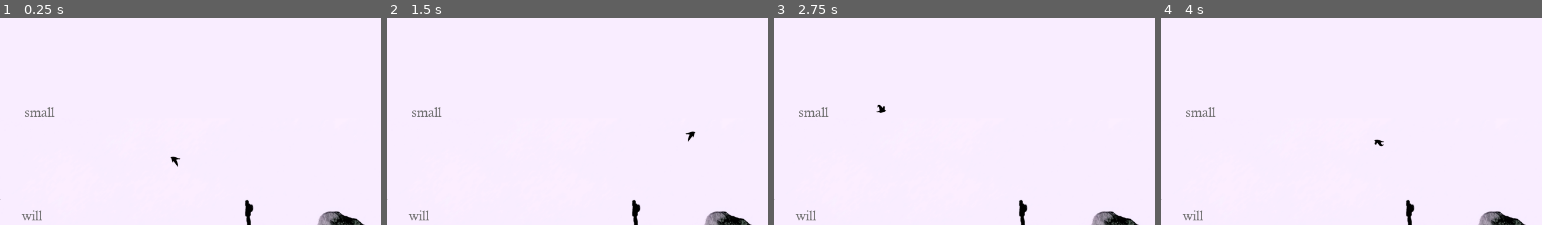
Above: before the commit, frames 1-4 (left to right).
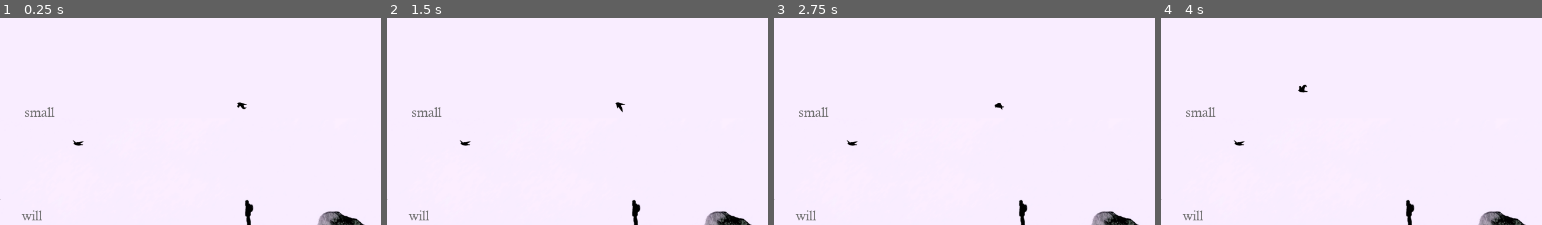
Above: after the commit, the same moments.

Repository: uknable/self-pity
Game: Godot game, scene res://self-pity.tscn
Same seed, same stepped clock (60 frames per second), same inputs: the game is played once before the commit and once after it.
Inputs:
- Up to frame 1 (0.25 s): no input
- Up to frame 2 (1.5 s): click "I" at 0.5 s; click "never" at 1.25 s
- Up to frame 3 (2.75 s): click "saw" at 2 s
- Up to frame 4 (4 s): click "a" at 2.75 s; click "wild" at 3.5 s
The pictures show only the part of the screen within x 44-93%, y 2-52%; the shares and areas given below are measured in that part.

The runs differ from the first frame. In frame 1, 0.2% of the frame differs, in the area x 19-65%, y 40-72%; in frame 2, 0.2%; in frame 3, 0.2%; in frame 4, 0.2%, in the area x 19-59%, y 31-63%.

Commit message:
animationplayer

Diff:
--- a/Animation.gd
+++ b/Animation.gd
@@ -1,6 +1,6 @@
 extends Node2D
 
-const INC_RATE = 5
+const INC_RATE = 1
 
 var inc = 0
 
--- a/Animation.tscn
+++ b/Animation.tscn
@@ -1,91 +1,97 @@
-[gd_scene load_steps=5 format=2]
+[gd_scene load_steps=3 format=2]
 
 [ext_resource path="res://Animation.gd" type="Script" id=1]
-[ext_resource path="res://bird_frame.tscn" type="PackedScene" id=2]
-[ext_resource path="res://bird/birds-left.png" type="Texture" id=3]
-[ext_resource path="res://bird/birds-right.png" type="Texture" id=4]
+[ext_resource path="res://bird/birds-left.png" type="Texture" id=2]
 
 [node name="Animation" type="Node2D"]
 position = Vector2( 967.09, 302.741 )
 script = ExtResource( 1 )
 
-[node name="Sprite0" parent="." instance=ExtResource( 2 )]
+[node name="Sprite0" type="Sprite" parent="."]
+visible = false
+position = Vector2( 81.467, -79.692 )
+scale = Vector2( 0.2, 0.2 )
+texture = ExtResource( 2 )
+vframes = 2
+hframes = 3
+frame = 3
 
 [node name="Sprite1" type="Sprite" parent="."]
 visible = false
-position = Vector2( 27.2656, -20.4487 )
+position = Vector2( 67.8237, -84.0029 )
 scale = Vector2( 0.2, 0.2 )
-texture = ExtResource( 3 )
+texture = ExtResource( 2 )
 vframes = 2
 hframes = 3
 
 [node name="Sprite2" type="Sprite" parent="."]
 visible = false
-position = Vector2( -45.8433, 9.17297 )
+position = Vector2( 52.8335, -83.6497 )
 scale = Vector2( 0.2, 0.2 )
-texture = ExtResource( 3 )
+texture = ExtResource( 2 )
 vframes = 2
 hframes = 3
 frame = 1
 
 [node name="Sprite3" type="Sprite" parent="."]
 visible = false
-position = Vector2( -133.448, 17.3662 )
+position = Vector2( 39.2358, -80.0558 )
 scale = Vector2( 0.2, 0.2 )
-texture = ExtResource( 3 )
+texture = ExtResource( 2 )
 vframes = 2
 hframes = 3
 frame = 2
 
 [node name="Sprite4" type="Sprite" parent="."]
 visible = false
-position = Vector2( -162.439, -72.1292 )
+position = Vector2( -161.603, 3.13245 )
 scale = Vector2( 0.2, 0.2 )
-texture = ExtResource( 4 )
+texture = ExtResource( 2 )
 vframes = 2
 hframes = 3
 frame = 3
 
 [node name="Sprite5" type="Sprite" parent="."]
 visible = false
-position = Vector2( -57.8176, -103.011 )
+position = Vector2( -103.066, -106.833 )
 scale = Vector2( 0.2, 0.2 )
-texture = ExtResource( 4 )
+texture = ExtResource( 2 )
 vframes = 2
 hframes = 3
-frame = 4
+frame = 3
 
 [node name="Sprite6" type="Sprite" parent="."]
 visible = false
-position = Vector2( 31.6777, -51.3308 )
+position = Vector2( -70.4526, -1.4668 )
 scale = Vector2( 0.2, 0.2 )
-texture = ExtResource( 4 )
+texture = ExtResource( 2 )
 vframes = 2
 hframes = 3
-frame = 5
+frame = 3
 
 [node name="Sprite7" type="Sprite" parent="."]
 visible = false
-position = Vector2( 107.938, 16.7362 )
+position = Vector2( -142.369, -123.976 )
 scale = Vector2( 0.2, 0.2 )
-texture = ExtResource( 4 )
+texture = ExtResource( 2 )
 vframes = 2
 hframes = 3
+frame = 3
 
 [node name="Sprite8" type="Sprite" parent="."]
 visible = false
-position = Vector2( 172.854, -33.6837 )
+position = Vector2( -143.624, -19.028 )
 scale = Vector2( 0.2, 0.2 )
-texture = ExtResource( 4 )
+texture = ExtResource( 2 )
 vframes = 2
 hframes = 3
-frame = 1
+frame = 3
 
 [node name="Sprite9" type="Sprite" parent="."]
 visible = false
-position = Vector2( 165.291, -127.591 )
+position = Vector2( 24.4612, -76.7284 )
 scale = Vector2( 0.2, 0.2 )
-texture = ExtResource( 3 )
+texture = ExtResource( 2 )
 vframes = 2
 hframes = 3
-frame = 2
+frame = 3
--- a/bird_frame.tscn
+++ /dev/null
@@ -1,12 +0,0 @@
-[gd_scene load_steps=2 format=2]
-
-[ext_resource path="res://bird/birds-left.png" type="Texture" id=1]
-
-[node name="0" type="Sprite"]
-visible = false
-position = Vector2( 81.4673, -79.6918 )
-scale = Vector2( 0.2, 0.2 )
-texture = ExtResource( 1 )
-vframes = 2
-hframes = 3
-frame = 3
--- a/self-pity.tscn
+++ b/self-pity.tscn
@@ -6,6 +6,126 @@
 [ext_resource path="res://fonts/calistaMT33.tres" type="DynamicFont" id=4]
 [ext_resource path="res://ScatteredText.gd" type="Script" id=5]
 [ext_resource path="res://Animation.tscn" type="PackedScene" id=6]
+[ext_resource path="res://bird/birds-left.png" type="Texture" id=7]
+
+[sub_resource type="Animation" id=1]
+resource_name = "bird-left"
+length = 1.5
+loop = true
+tracks/0/type = "value"
+tracks/0/path = NodePath("Sprite:frame")
+tracks/0/interp = 1
+tracks/0/loop_wrap = true
+tracks/0/imported = false
+tracks/0/enabled = true
+tracks/0/keys = {
+"times": PoolRealArray( 0, 0.2, 0.4, 0.6, 0.8, 1 ),
+"transitions": PoolRealArray( 1, 1, 1, 1, 1, 1 ),
+"update": 1,
+"values": [ 0, 1, 2, 3, 4, 5 ]
+}
+tracks/1/type = "value"
+tracks/1/path = NodePath("Sprite:position")
+tracks/1/interp = 1
+tracks/1/loop_wrap = true
+tracks/1/imported = false
+tracks/1/enabled = true
+tracks/1/keys = {
+"times": PoolRealArray( 0, 0.7, 1.2 ),
+"transitions": PoolRealArray( 1, 1, 1 ),
+"update": 1,
+"values": [ Vector2( 1013.88, 288.775 ), Vector2( 854.601, 324.716 ), Vector2( 755.484, 286.875 ) ]
+}
+tracks/2/type = "bezier"
+tracks/2/path = NodePath("Sprite:modulate:a")
+tracks/2/interp = 1
+tracks/2/loop_wrap = true
+tracks/2/imported = false
+tracks/2/enabled = true
+tracks/2/keys = {
+"points": PoolRealArray( 1, -0.25, 0, 0.25, 0 ),
+"times": PoolRealArray( 0 )
+}
+tracks/3/type = "bezier"
+tracks/3/path = NodePath("Sprite:modulate:r")
+tracks/3/interp = 1
+tracks/3/loop_wrap = true
+tracks/3/imported = false
+tracks/3/enabled = true
+tracks/3/keys = {
+"points": PoolRealArray( 1, -0.25, 0, 0.25, 0 ),
+"times": PoolRealArray( 0.7 )
+}
+tracks/4/type = "bezier"
+tracks/4/path = NodePath("Sprite:modulate:g")
+tracks/4/interp = 1
+tracks/4/loop_wrap = true
+tracks/4/imported = false
+tracks/4/enabled = true
+tracks/4/keys = {
+"points": PoolRealArray( 1, -0.25, 0, 0.25, 0 ),
+"times": PoolRealArray( 0.7 )
+}
+tracks/5/type = "bezier"
+tracks/5/path = NodePath("Sprite:modulate:b")
+tracks/5/interp = 1
+tracks/5/loop_wrap = true
+tracks/5/imported = false
+tracks/5/enabled = true
+tracks/5/keys = {
+"points": PoolRealArray( 1, -0.25, 0, 0.25, 0 ),
+"times": PoolRealArray( 0.7 )
+}
+tracks/6/type = "bezier"
+tracks/6/path = NodePath("Sprite:modulate:a")
+tracks/6/interp = 1
+tracks/6/loop_wrap = true
+tracks/6/imported = false
+tracks/6/enabled = true
+tracks/6/keys = {
+"points": PoolRealArray( 1, -0.25, 0, 0.25, 0 ),
+"times": PoolRealArray( 0.7 )
+}
+tracks/7/type = "bezier"
+tracks/7/path = NodePath("Sprite:modulate:r")
+tracks/7/interp = 1
+tracks/7/loop_wrap = true
+tracks/7/imported = false
+tracks/7/enabled = true
+tracks/7/keys = {
+"points": PoolRealArray( 1, -0.25, 0, 0.25, 0 ),
+"times": PoolRealArray( 1.2 )
+}
+tracks/8/type = "bezier"
+tracks/8/path = NodePath("Sprite:modulate:g")
+tracks/8/interp = 1
+tracks/8/loop_wrap = true
+tracks/8/imported = false
+tracks/8/enabled = true
+tracks/8/keys = {
+"points": PoolRealArray( 1, -0.25, 0, 0.25, 0 ),
+"times": PoolRealArray( 1.2 )
+}
+tracks/9/type = "bezier"
+tracks/9/path = NodePath("Sprite:modulate:b")
+tracks/9/interp = 1
+tracks/9/loop_wrap = true
+tracks/9/imported = false
+tracks/9/enabled = true
+tracks/9/keys = {
+"points": PoolRealArray( 1, -0.25, 0, 0.25, 0 ),
+"times": PoolRealArray( 1.2 )
+}
+tracks/10/type = "bezier"
+tracks/10/path = NodePath("Sprite:modulate:a")
+tracks/10/interp = 1
+tracks/10/loop_wrap = true
+tracks/10/imported = false
+tracks/10/enabled = true
+tracks/10/keys = {
+"points": PoolRealArray( 1, -0.25, 0, 0.25, 0 ),
+"times": PoolRealArray( 1.2 )
+}
 
 [node name="self-pity" type="Node2D"]
 __meta__ = {
@@ -96,4 +216,17 @@
 [node name="ScatteredText" type="Node2D" parent="."]
 script = ExtResource( 5 )
 
-[node name="Animation" parent="." instance=ExtResource( 6 )]
+[node name="AnimationSprites" parent="." instance=ExtResource( 6 )]
+
+[node name="AnimationPlay" type="Node2D" parent="."]
+
+[node name="Sprite" type="Sprite" parent="AnimationPlay"]
+position = Vector2( 755.484, 286.875 )
+scale = Vector2( 0.2, 0.2 )
+texture = ExtResource( 7 )
+vframes = 2
+hframes = 3
+frame = 5
+
+[node name="AnimationPlayer" type="AnimationPlayer" parent="AnimationPlay"]
+anims/bird-left = SubResource( 1 )
Not shown: 1 places in self-pity.tscn that only renumber resources
